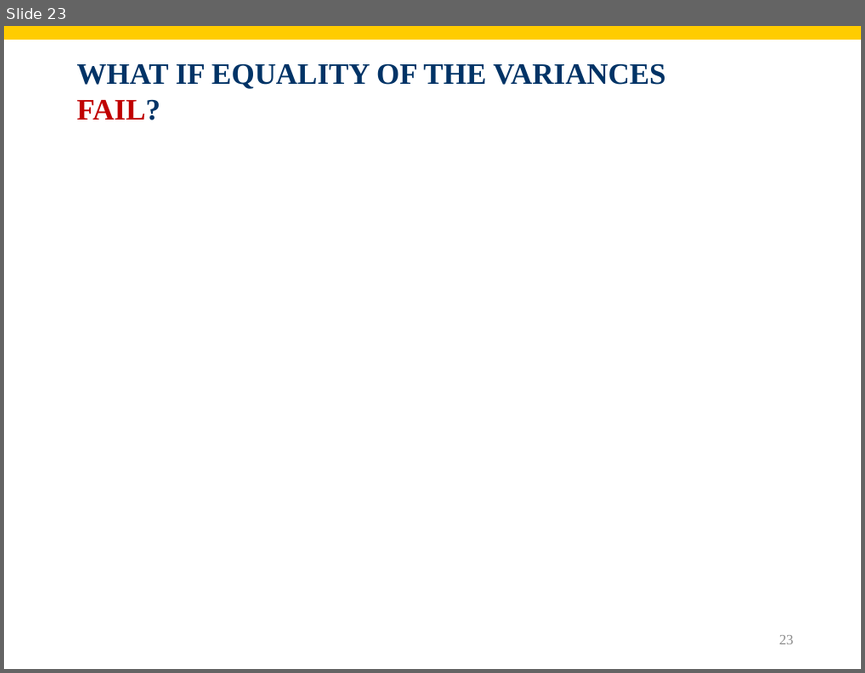
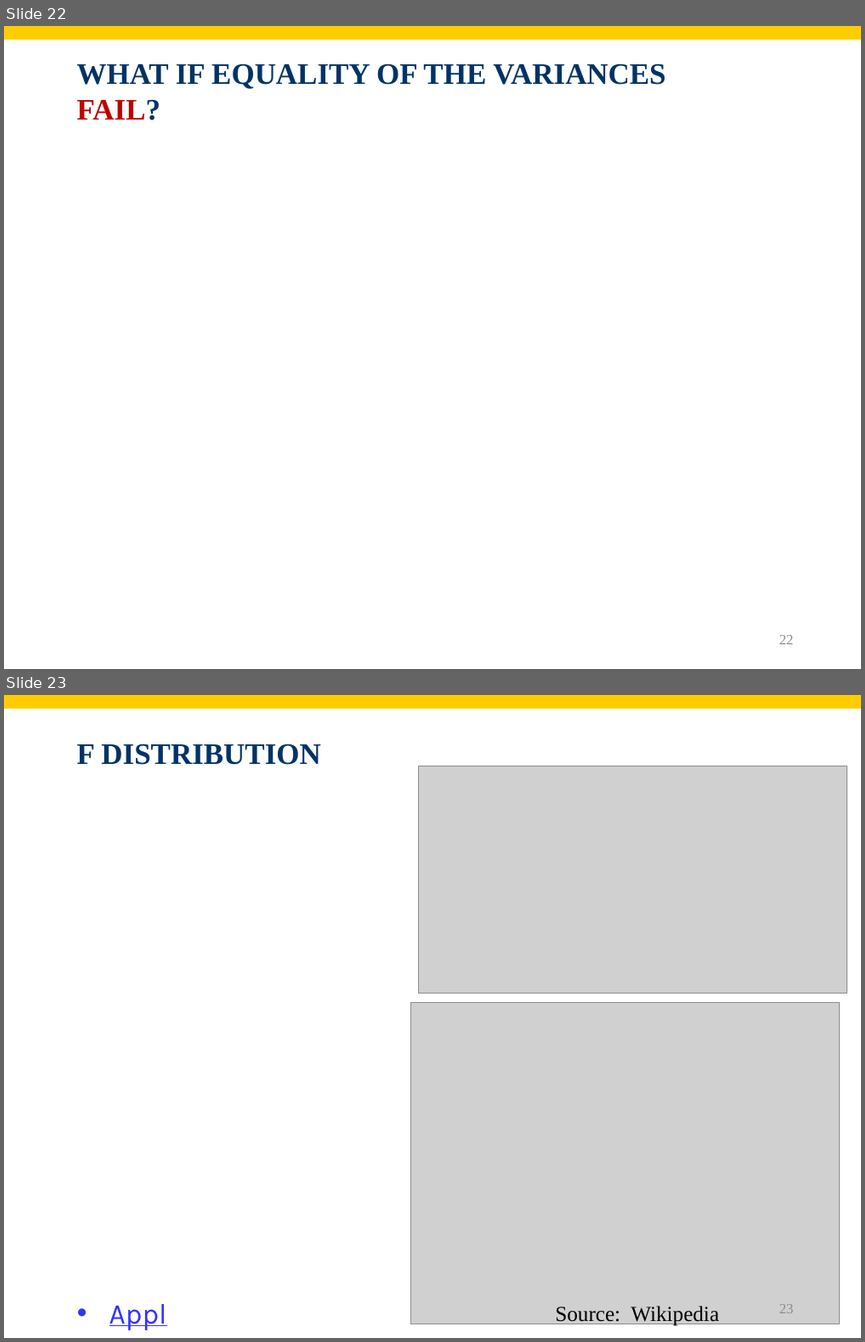
Before and after one commit to shnezam/BUAD1560, a slide deck: slides/pdf/Chapt13.pptx. Shown one above the other, each under a label of ours: slide 23 before the commit, slides 22 and 23 after it. The pictures are 865x673 and 865x1342 pixels, drawn with LibreOffice and Linux fonts; fonts in the diff are those of the drawing; grey boxes stand for pictures; background and template pictures are left out. Boxes give left, top, right and bottom in pixels: in the first picture for what was removed or moved away, otherwise in the second. Text is boxed around its words. In the diff, an @@ line names an element or a change of style, - is before the commit and + after.

```diff
--- a/slides/pdf/Chapt13.pptx
+++ b/slides/pdf/Chapt13.pptx
@@ slide 23 added at [4, 695, 861, 1338], background #FFFFFF; not listed: 1 template element that a slide beside it also shows @@
@@ title added at [77, 744, 320, 765], 25 pt, text #003366, bold @@
+F DISTRIBUTION
@@ picture added at [418, 766, 846, 993] @@
@@ picture added at [411, 1002, 840, 1323] @@
@@ text added at [69, 1291, 189, 1333], 24 pt, text #3333FF, underline @@
+• Applet
@@ text added at [555, 1305, 719, 1327], 18 pt, text #000000 @@
+Source: Wikipedia
@@ page number added at [779, 1304, 794, 1313], 12 pt, text #8C8C8C @@
+23
@@ what was slide 23 is now slide 22 @@
@@ page number at [779, 635, 794, 644]: text changed @@
-23
+22
```
Also in this commit, not shown: 3 slides changed, 1 other slide added, 2 slides removed, 28 other files.
